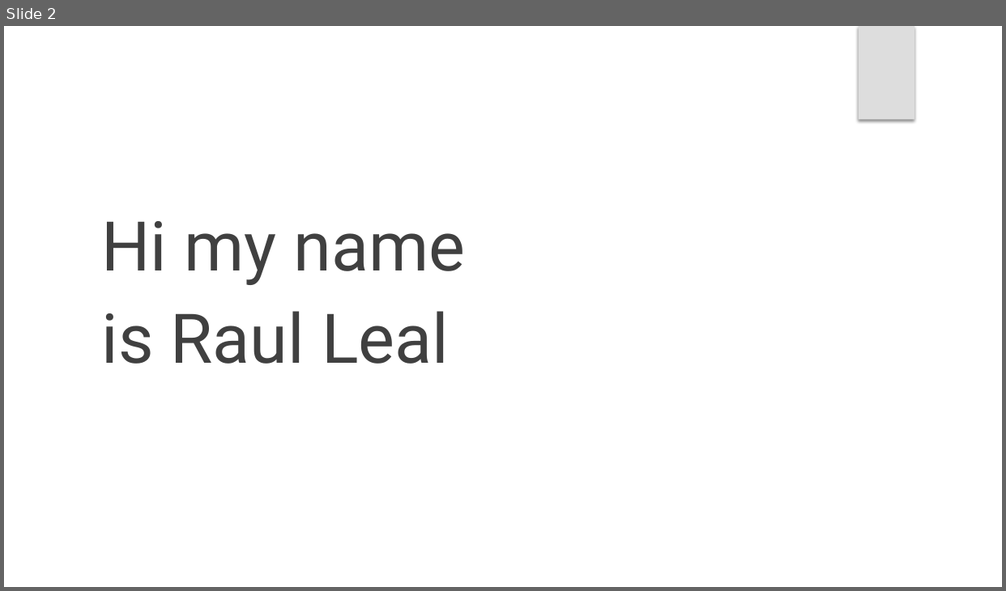
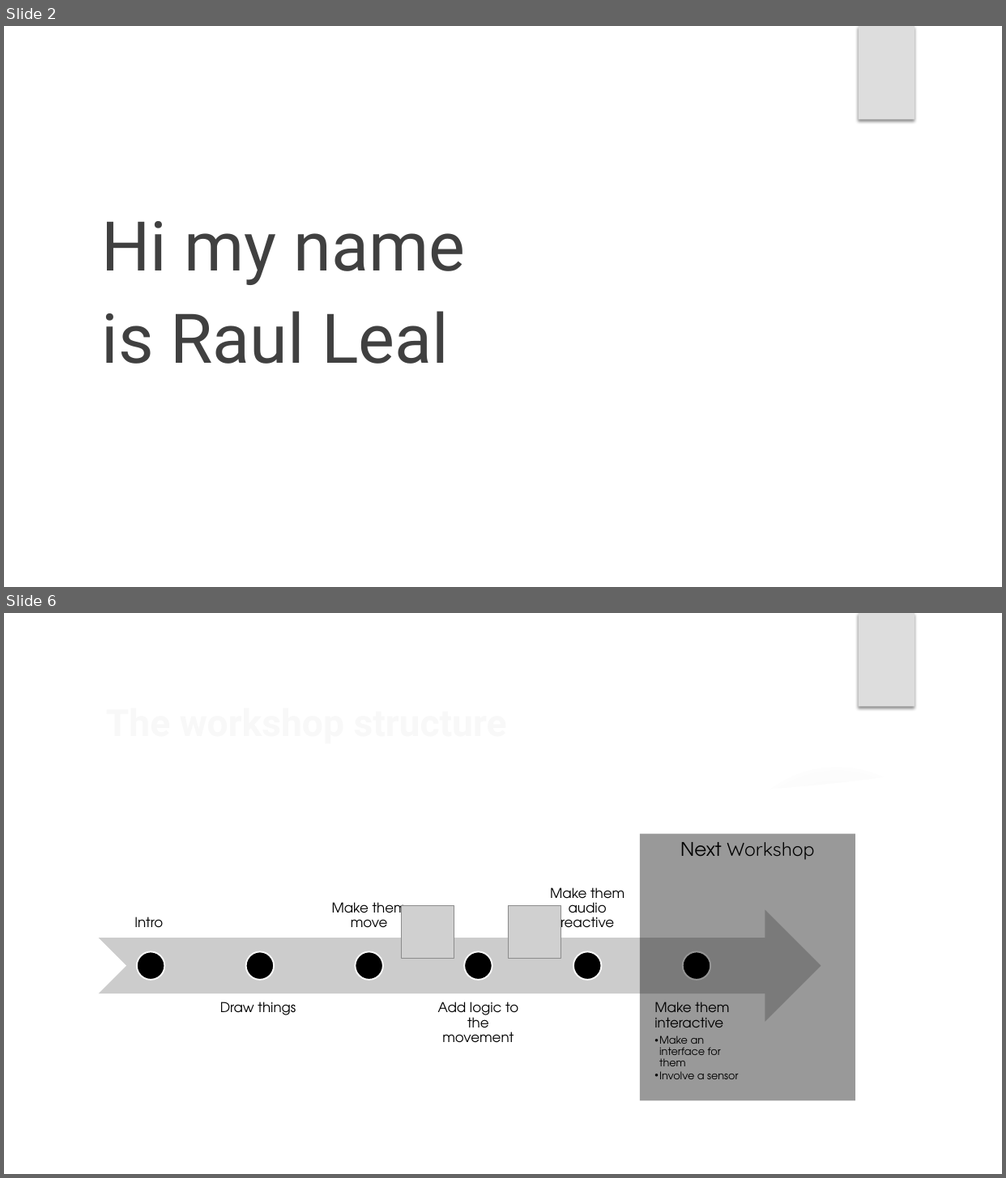
Before and after one commit to Rauleal/TouchDesigner_Bauhaus_workshop, a slide deck: Workshop_presentation.pptx. Shown one above the other, each under a label of ours: slide 2 before the commit, slides 2 and 6 after it; the slides between them are not shown. The pictures are 1006x591 and 1006x1178 pixels, drawn with LibreOffice and Linux fonts; fonts in the diff are those of the drawing; grey boxes stand for pictures; background and template pictures are left out. Boxes give left, top, right and bottom in pixels: in the first picture for what was removed or moved away, otherwise in the second. Text is boxed around its words. In the diff, an @@ line names an element or a change of style, - is before the commit and + after.

Commit message:
Elaborated on workshop material

```diff
--- a/Workshop_presentation.pptx
+++ b/Workshop_presentation.pptx
@@ slide 6 added at [4, 613, 1002, 1174], background picture (left out); not listed: 1 template element that a slide beside it also shows @@
@@ group added at [4, 613, 1002, 1174]: 3 ellipses, 3 freeform shapes @@
@@ rectangle added at [641, 834, 856, 1101], fill #000000 at 40% opacity, 18 pt, text #000000 @@
+Next Workshop
@@ title added at [727, 842, 814, 860], 36 pt, text #F8F8F8, bold @@
+The workshop structure
@@ picture added at [402, 905, 454, 959] @@
@@ picture added at [508, 905, 561, 959] @@
@@ group added at [98, 888, 820, 1080]: 6 texts, 6 ellipses, 1 notched right arrow @@
+Intro
+Draw things
+Make them move
+Add logic to the movement
+Make them audio reactive
+Make them interactive
+  • Make an interface for them
+  • Involve a sensor
```
Also in this commit, not shown: 9 slides changed, 1 other slide added, 12 other files.
